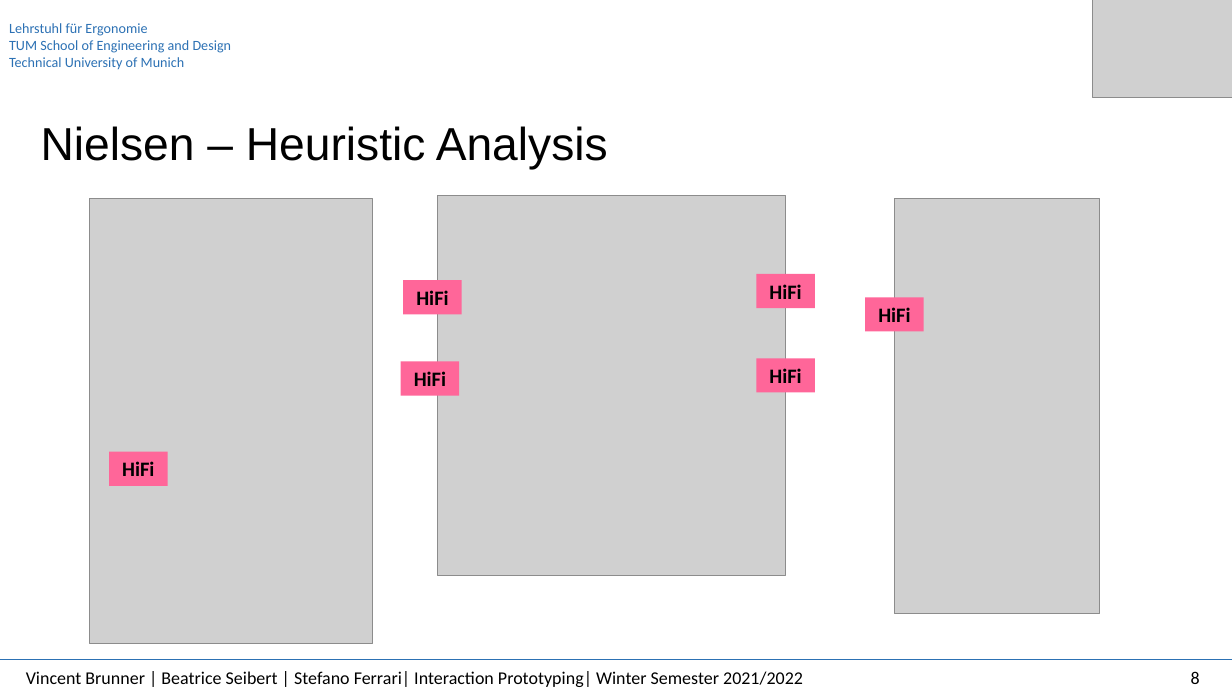
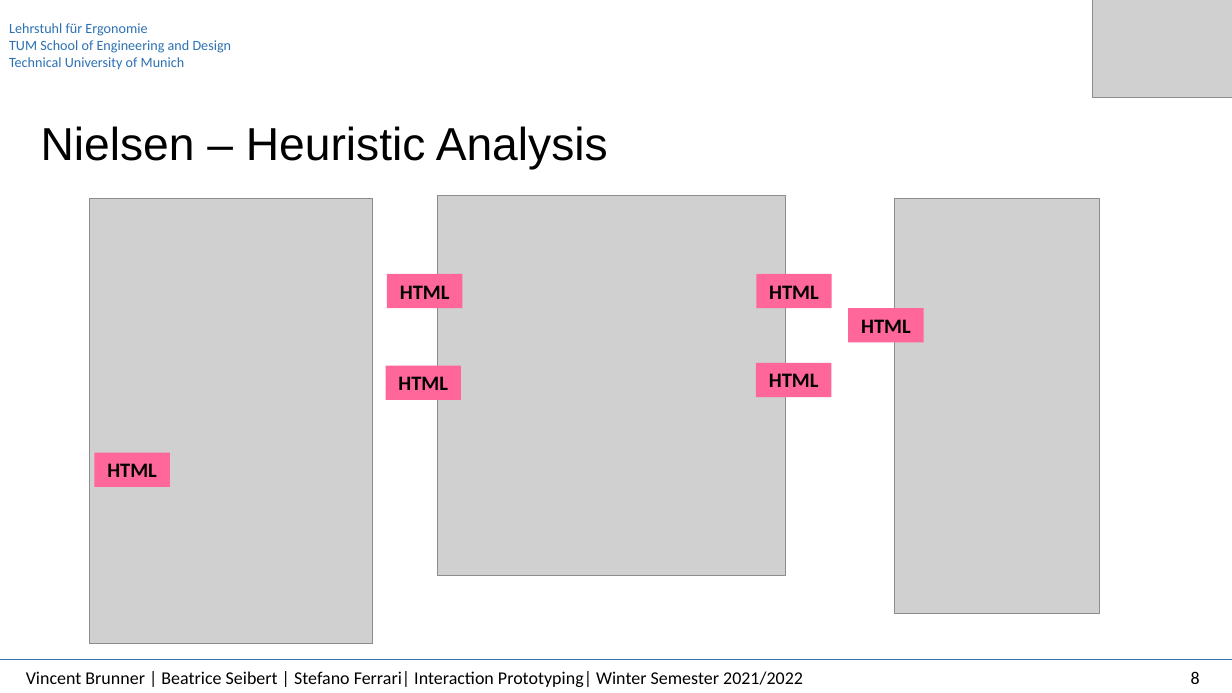
Before and after one commit to InteractionPrototyping/WS2022_RollingPenguins, a slide deck: slide 9 of iteration-2/analysis/Usability Requirements & Heuristics Analysis.pptx. Drawn at 1232x693 pixels with LibreOffice and Linux fonts; fonts in the diff are those of the drawing; grey boxes stand for pictures. Boxes give left, top, right and bottom in pixels: in the first picture for what was removed or moved away, otherwise in the second. Text is boxed around its words. In the diff, an @@ line names an element or a change of style, - is before the commit and + after.

```diff
--- a/iteration-2/analysis/Usability Requirements & Heuristics Analysis.pptx
+++ b/iteration-2/analysis/Usability Requirements & Heuristics Analysis.pptx
@@ rectangle added at [387,274,463,309], fill #FF6699, 16 pt, text #000000, bold @@
+HTML
@@ rectangle removed at [403,280,461,314] @@
-HiFi
@@ rectangle removed at [757,274,815,309] @@
-HiFi
@@ rectangle added at [757,274,833,309], fill #FF6699, 16 pt, text #000000, bold @@
+HTML
@@ rectangle removed at [865,298,923,332] @@
-HiFi
@@ rectangle added at [848,309,924,343], fill #FF6699, 16 pt, text #000000, bold @@
+HTML
@@ rectangle removed at [757,359,815,393] @@
-HiFi
@@ rectangle added at [385,366,461,400], fill #FF6699, 16 pt, text #000000, bold @@
+HTML
@@ rectangle removed at [401,361,459,396] @@
-HiFi
@@ rectangle added at [756,363,832,397], fill #FF6699, 16 pt, text #000000, bold @@
+HTML
@@ rectangle added at [94,453,170,487], fill #FF6699, 16 pt, text #000000, bold @@
+HTML
@@ rectangle removed at [109,452,167,486] @@
-HiFi
```
Also in this commit, not shown: 7 other slides changed.
